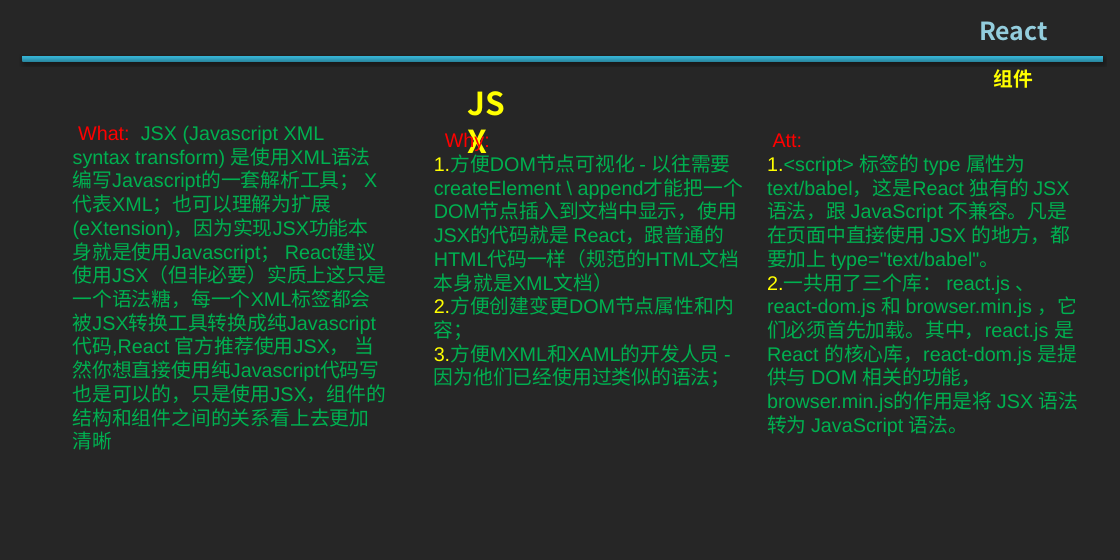
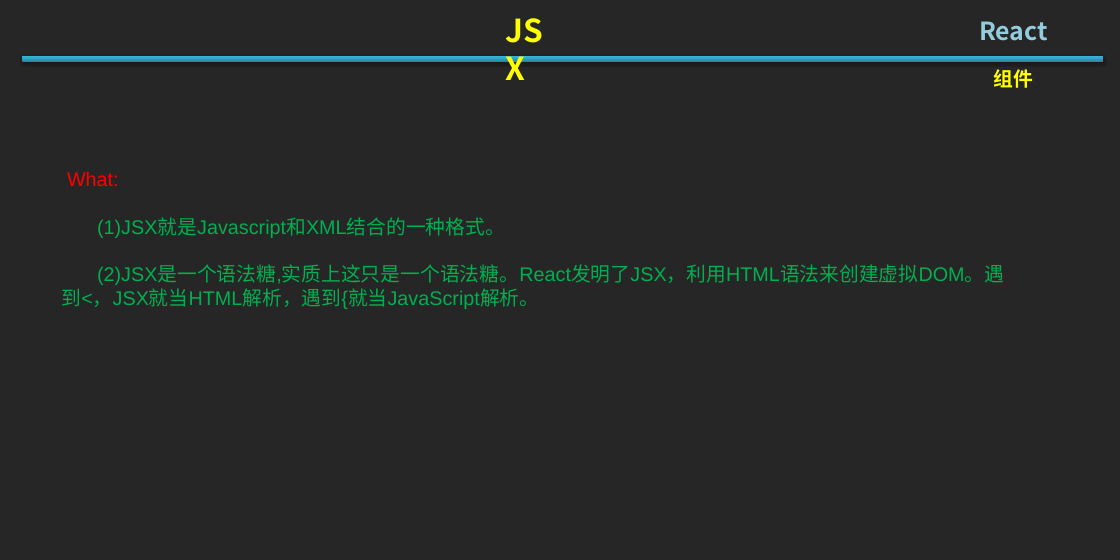
Before and after one commit to Jiepeixuan/Share, a slide deck: slide 7 of React/React.pptx. Drawn at 1120x560 pixels with LibreOffice and Linux fonts; fonts in the diff are those of the drawing. Boxes give left, top, right and bottom in pixels: in the first picture for what was removed or moved away, otherwise in the second. Text is boxed around its words. In the diff, an @@ line names an element or a change of style, - is before the commit and + after.

Commit message:
ppt

```diff
--- a/React/React.pptx
+++ b/React/React.pptx
@@ text "JSX" rewrapped from (141, 126, 177, 140) to (499, 8, 570, 53) @@
@@ text removed at (434, 132, 740, 387) @@
-Why:
-1.方便DOM节点可视化 - 以往需要createElement \ append才能把一个DOM节点插入到文档中显示，使用JSX的代码就是 React，跟普通的HTML代码一样（规范的HTML文档本身就是XML文档）
-2.方便创建变更DOM节点属性和内容；
-3.方便MXML和XAML的开发人员 - 因为他们已经使用过类似的语法；
@@ text removed at (767, 133, 1079, 436) @@
-Att:
-1.<script> 标签的 type 属性为 text/babel，这是React 独有的 JSX 语法，跟 JavaScript 不兼容。凡是在页面中直接使用 JSX 的地方，都要加上 type="text/babel"。
-2.一共用了三个库： react.js 、react-dom.js 和 browser.min.js ，它们必须首先加载。其中，react.js 是 React 的核心库，react-dom.js 是提供与 DOM 相关的功能， browser.min.js的作用是将 JSX 语法转为 JavaScript 语法。
@@ text at (62, 171, 1004, 309): text changed @@
-What: JSX (Javascript XML syntax transform) 是使用XML语法编写Javascript的一套解析工具； X代表XML；也可以理解为扩展(eXtension)，因为实现JSX功能本身就是使用Javascript； React建议使用JSX（但非必要）实质上这只是一个语法糖，每一个XML标签都会被JSX转换工具转换成纯Javascript代码,React 官方推荐使用JSX， 当然你想直接使用纯Javascript代码写也是可以的，只是使用JSX，组件的结构和组件之间的关系看上去更加清晰
+What:
+(1)JSX就是Javascript和XML结合的一种格式。
+(2)JSX是一个语法糖,实质上这只是一个语法糖。React发明了JSX，利用HTML语法来创建虚拟DOM。遇
+到<，JSX就当HTML解析，遇到{就当JavaScript解析。
```
Also in this commit, not shown: 2 other slides changed, 4 slides added, 21 slides removed, 4 other files.
